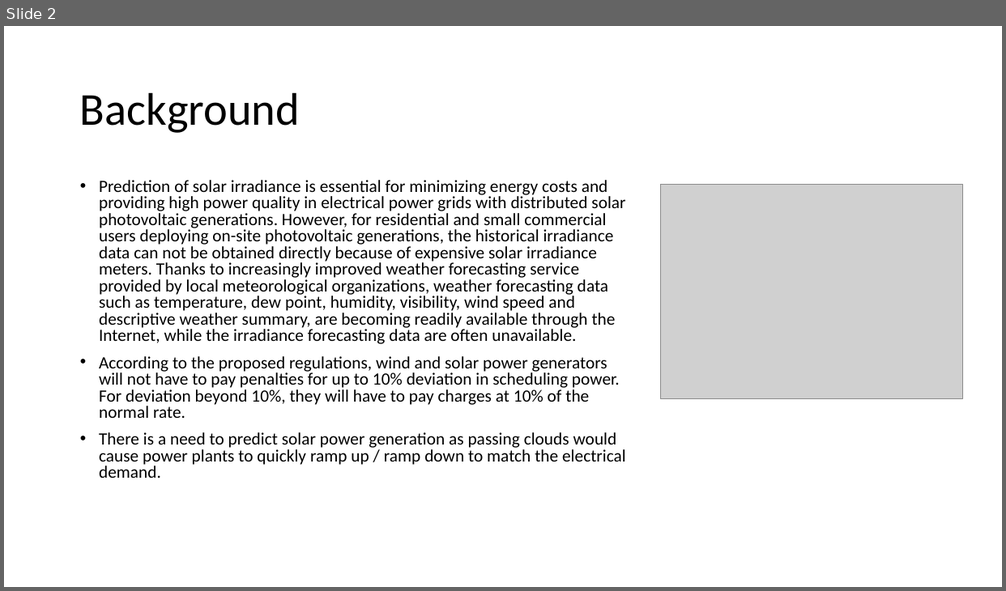
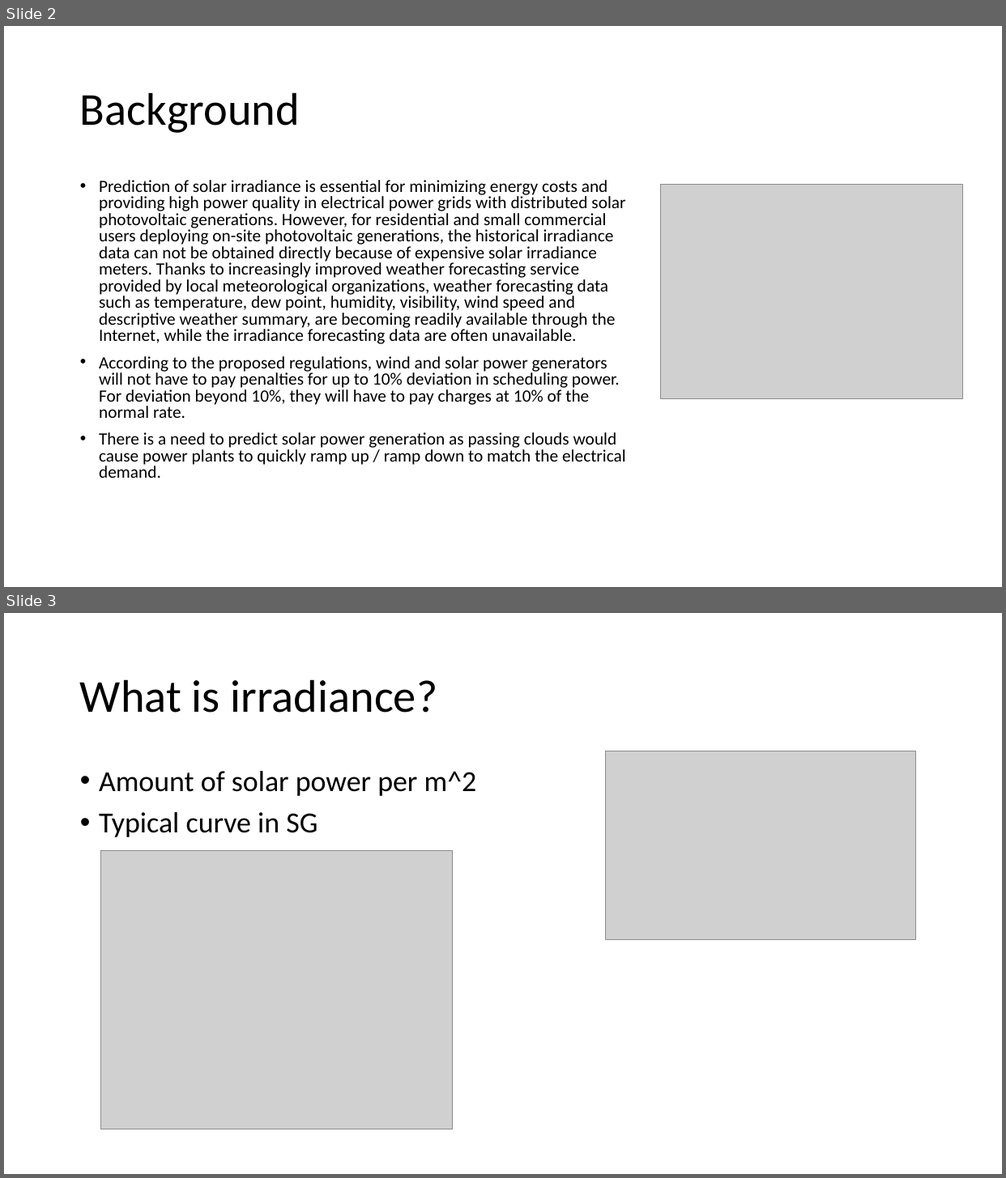
Before and after one commit to binarybins/Pitch, a slide deck: Solar irradiation prediction.pptx. Shown one above the other, each under a label of ours: slide 2 before the commit, slides 2 and 3 after it. The pictures are 1006x591 and 1006x1178 pixels, drawn with LibreOffice and Linux fonts; fonts in the diff are those of the drawing; grey boxes stand for pictures. Boxes give left, top, right and bottom in pixels: in the first picture for what was removed or moved away, otherwise in the second. Text is boxed around its words. In the diff, an @@ line names an element or a change of style, - is before the commit and + after.

```diff
--- a/Solar irradiation prediction.pptx
+++ b/Solar irradiation prediction.pptx
@@ slide 3 added at (x1=4, y1=613, x2=1002, y2=1174), background #FFFFFF @@
@@ title added at (x1=80, y1=679, x2=437, y2=713), 44 pt, text #000000 @@
+What is irradiance?
@@ picture added at (x1=605, y1=752, x2=916, y2=940) @@
@@ text added at (x1=99, y1=771, x2=477, y2=837), 28 pt, text #000000 @@
+• Amount of solar power per m^2
+• Typical curve in SG
@@ picture added at (x1=100, y1=850, x2=453, y2=1130) @@
```
Also in this commit, not shown: 1 slide changed, 3 other slides added, 2 slides removed, 9 other files.
